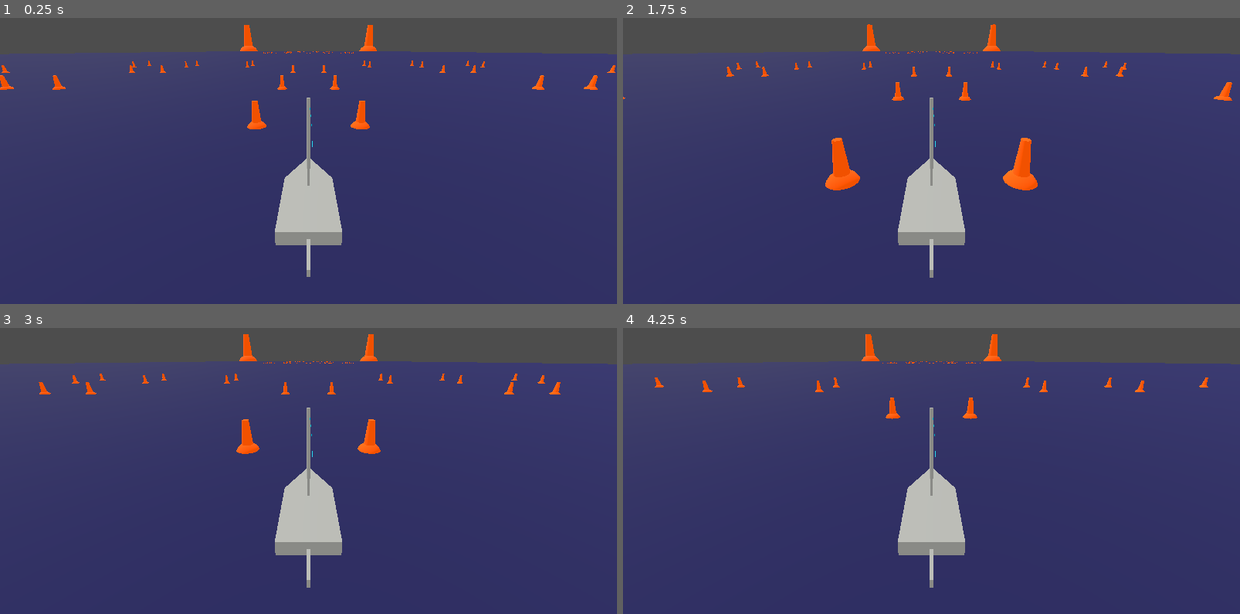
Above: before the commit, frames 1-4 (two rows, left to right).
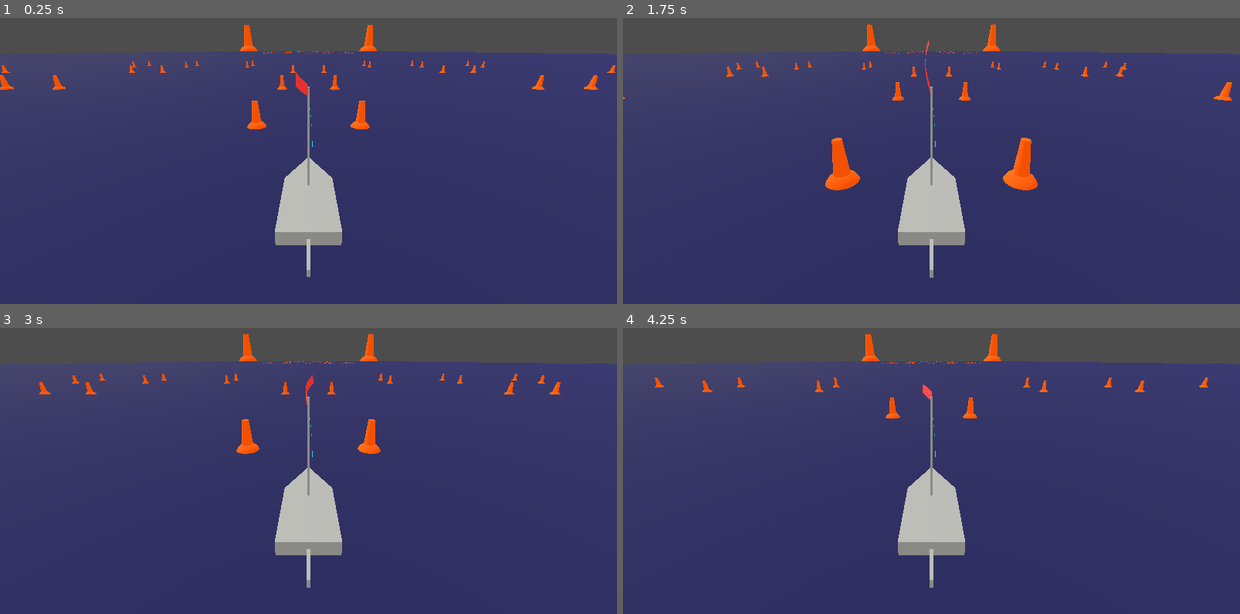
Above: after the commit, the same moments.

Repository: Wake1st/SailingSim
Game: Godot game, scene res://main.tscn
Same seed, same stepped clock (60 frames per second), same inputs: the game is played once before the commit and once after it. The engine's default icon, where the game draws it, is replaced by a stand-in: a white triangle on a blue panel in a dark square.
Inputs:
- Up to frame 1 (0.25 s): no input
- Up to frame 2 (1.75 s): no input
- Up to frame 3 (3 s): no input
- Up to frame 4 (4.25 s): no input

The runs differ from the first frame. In frame 1, 0.2% of the frame differs, in the area x 47-51%, y 18-59%; in frame 2, 0.1%; in frame 3, 0.1%; in frame 4, 0.1%.

Commit message:
flag is animating

Diff:
--- a/boat.gd
+++ b/boat.gd
@@ -17,7 +17,9 @@
 
 @onready var rudderRoot = %RudderRoot
 @onready var sailRoot = %SailRoot
+
 @onready var sailMesh = %SailMesh
+@onready var flag_mesh = %FlagMesh
 
 var currentRudderAngle: float = 0
 var currentSailAngle: float = 0
@@ -32,6 +34,7 @@
 	print("angle: %s\trelative wind: %s" % [-angle, windProjection])
 
 	sailMesh.distort_sail(windProjection)
+	flag_mesh.distort_flag(wind)
 #endregion
 
 #region Included Methods
--- a/boat.tscn
+++ b/boat.tscn
@@ -1,8 +1,9 @@
-[gd_scene load_steps=11 format=3 uid="uid://cjq22l0ukevnd"]
+[gd_scene load_steps=12 format=3 uid="uid://cjq22l0ukevnd"]
 
 [ext_resource type="Script" path="res://boat.gd" id="1_i3k2c"]
 [ext_resource type="PackedScene" uid="uid://2jgpjk614sri" path="res://boat/sail_mesh.tscn" id="2_am1mg"]
 [ext_resource type="PackedScene" uid="uid://bpc6rcc3klp3o" path="res://camera.tscn" id="2_fiwv8"]
+[ext_resource type="PackedScene" uid="uid://b5rkdwcgw6he2" path="res://boat/flag_mesh.tscn" id="2_wkujm"]
 [ext_resource type="PackedScene" uid="uid://caplqjcoksbvr" path="res://dev/wind_curve.tscn" id="3_pm528"]
 
 [sub_resource type="PhysicsMaterial" id="PhysicsMaterial_eoteh"]
@@ -19,8 +20,8 @@
 size = Vector3(2, 3, 1)
 
 [sub_resource type="CylinderMesh" id="CylinderMesh_h6qli"]
-top_radius = 0.06
-bottom_radius = 0.06
+top_radius = 0.05
+bottom_radius = 0.05
 height = 4.0
 
 [sub_resource type="BoxMesh" id="BoxMesh_yq470"]
@@ -51,8 +52,12 @@
 skeleton = NodePath("../BowMesh")
 
 [node name="Mast" type="MeshInstance3D" parent="."]
-transform = Transform3D(1, 0, 0, 0, 1, 0, 0, 0, 1, 0, 2, 0)
+transform = Transform3D(1, 0, 0, 0, 1, 0, 0, 0, 1, 0, 2.3658, 0)
 mesh = SubResource("CylinderMesh_h6qli")
+
+[node name="FlagMesh" parent="Mast" instance=ExtResource("2_wkujm")]
+unique_name_in_owner = true
+transform = Transform3D(1, 0, 0, 0, 1, 0, 0, 0, 1, 0, 1.6, 0)
 
 [node name="SailRoot" type="Node3D" parent="."]
 unique_name_in_owner = true
--- /dev/null
+++ b/boat/flag_mesh.gd
@@ -0,0 +1,29 @@
+class_name FlagMesh
+extends MeshInstance3D
+
+@export_category("Dynamics")
+@export var wind_effectiveness: float = 1.2
+@export var wind_amplitude: float = 0.02
+
+@export_category("Mesh Data")
+@export var mesh_data: MeshData
+
+@onready var material: ShaderMaterial = ShaderMaterial.new()
+var shader:Shader = preload("res://boat/flag_shader.gdshader")
+
+var mesh_generator = MeshGenerator.new()
+
+
+func distort_flag(wind: Vector3) -> void:
+	# flap flag
+	var magnitude: float = wind.length()
+	material.set_shader_parameter("frequency", magnitude * wind_effectiveness)
+	material.set_shader_parameter("amplitude", magnitude * wind_amplitude)
+
+	# rotate flag to wind
+	look_at(wind)
+
+
+func _ready():
+	material.shader = shader
+	mesh = mesh_generator.build_flag_mesh(material, mesh_data)
--- /dev/null
+++ b/boat/flag_mesh.tscn
@@ -0,0 +1,15 @@
+[gd_scene load_steps=4 format=3 uid="uid://b5rkdwcgw6he2"]
+
+[ext_resource type="Script" path="res://boat/flag_mesh.gd" id="1_18e3c"]
+[ext_resource type="Script" path="res://models/mesh_data.gd" id="2_5v6vn"]
+
+[sub_resource type="Resource" id="Resource_cadqy"]
+script = ExtResource("2_5v6vn")
+total_height = 0.4
+total_width = 2.0
+vertical_segments = 1
+horizontal_segments = 20
+
+[node name="FlagMesh" type="MeshInstance3D"]
+script = ExtResource("1_18e3c")
+mesh_data = SubResource("Resource_cadqy")
--- /dev/null
+++ b/boat/flag_shader.gdshader
@@ -0,0 +1,13 @@
+shader_type spatial;
+
+// dynamics
+uniform float amplitude = 0.2;
+uniform float frequency = 1.0;
+
+void vertex() {
+	VERTEX.x = amplitude * sin(-TIME * frequency + VERTEX.z) * VERTEX.z;
+}
+
+void fragment() {
+	ALBEDO = vec3(0.9, 0.2, 0.2);
+}
--- a/boat/sail_mesh.gd
+++ b/boat/sail_mesh.gd
@@ -4,20 +4,13 @@
 @export_category("Dynamics")
 @export var wind_effectiveness: float = 0.01
 
-@export_category("Dimentions")
-@export var total_height: float = 3.0
-@export var total_width: float = 3.0
-@export var vertical_segments: int = 30
-@export var horizontal_segments: int = 30
+@export_category("Mesh Data")
+@export var mesh_data: MeshData
 
 @onready var material: ShaderMaterial = ShaderMaterial.new()
 var shader:Shader = preload("res://boat/sail_mesh.gdshader")
 
-var height_per_segment: float = total_height / vertical_segments
-var width_per_segment: float = total_width / horizontal_segments
-
-var normals = PackedVector3Array()
-var vertices = PackedVector3Array()
+var mesh_generator = MeshGenerator.new()
 
 
 func distort_sail(magnitude: float) -> void:
@@ -26,105 +19,9 @@
 
 
 func _ready():
-	build_mesh()
+	material.shader = shader
+	mesh = mesh_generator.build_sail_mesh(material, mesh_data)
 
 	# set the base uniform values
-	material.set_shader_parameter("height", total_height)
-	material.set_shader_parameter("offset", pow(total_height/2,2))
-
-
-#region Mesh Generation
-func build_mesh() -> void:
-	material.shader = shader
-
-	# loop through each row
-	for j in vertical_segments:
-			# render a triangle if final row, otherwise a whole row
-		if j == vertical_segments - 1:
-				build_triangle(j, 0)
-		else:
-			# loop through each column
-			for i in horizontal_segments - j:
-				# render a triangle and end of row, otherwise a square
-				if i == horizontal_segments - j - 1:
-					build_triangle(j, i)
-				else:
-					build_square(j, i)
-
-	var st = SurfaceTool.new()
-	st.begin(Mesh.PRIMITIVE_TRIANGLES)
-	st.set_material(material)
-
-	for v in vertices.size():
-		st.set_normal(normals[v])
-		st.add_vertex(vertices[v])
-
-	mesh = st.commit()
-
-
-func build_triangle(row: float, col: float) -> void:
-	var base_row: float = row * height_per_segment
-	var base_col: float = col * width_per_segment
-	var width: float = (col + 1) * width_per_segment
-	var height: float = (row + 1) * height_per_segment
-
-	# +X
-	vertices.push_back(Vector3(0,base_row,base_col))	# BR
-	vertices.push_back(Vector3(0,base_row,width))			# BL
-	vertices.push_back(Vector3(0,height,base_col))		# TR
-
-	normals.push_back(Vector3.RIGHT)
-	normals.push_back(Vector3.RIGHT)
-	normals.push_back(Vector3.RIGHT)
-
-	# -X
-	vertices.push_back(Vector3(0,base_row,base_col))	# BR
-	vertices.push_back(Vector3(0,height,base_col))		# TR
-	vertices.push_back(Vector3(0,base_row,width))			# BL
-
-	normals.push_back(Vector3.LEFT)
-	normals.push_back(Vector3.LEFT)
-	normals.push_back(Vector3.LEFT)
-
-
-func build_square(row: float, col: float) -> void:
-	var base_row: float = row * height_per_segment
-	var base_col: float = col * width_per_segment
-	var width: float = (col + 1) * width_per_segment
-	var height: float = (row + 1) * height_per_segment
-
-	# +X
-	vertices.push_back(Vector3(0,base_row,base_col))	# BR
-	vertices.push_back(Vector3(0,base_row,width))			# BL
-	vertices.push_back(Vector3(0,height,base_col))		# TR
-
-	vertices.push_back(Vector3(0,base_row,width))			# BL
-	vertices.push_back(Vector3(0,height,width))				# TL
-	vertices.push_back(Vector3(0,height,base_col))		# TR
-
-	normals.push_back(Vector3.RIGHT)
-	normals.push_back(Vector3.RIGHT)
-	normals.push_back(Vector3.RIGHT)
-
-	normals.push_back(Vector3.RIGHT)
-	normals.push_back(Vector3.RIGHT)
-	normals.push_back(Vector3.RIGHT)
-
-
-	# -X
-	vertices.push_back(Vector3(0,base_row,base_col))	# BR
-	vertices.push_back(Vector3(0,height,base_col))		# TR
-	vertices.push_back(Vector3(0,base_row,width))			# BL
-
-	vertices.push_back(Vector3(0,base_row,width))			# BL
-	vertices.push_back(Vector3(0,height,base_col))		# TR
-	vertices.push_back(Vector3(0,height,width))				# TL
-
-	normals.push_back(Vector3.LEFT)
-	normals.push_back(Vector3.LEFT)
-	normals.push_back(Vector3.LEFT)
-
-	normals.push_back(Vector3.LEFT)
-	normals.push_back(Vector3.LEFT)
-	normals.push_back(Vector3.LEFT)
-#endregion
+	material.set_shader_parameter("height", mesh_data.total_height)
+	material.set_shader_parameter("offset", pow(mesh_data.total_height/2,2))
--- a/boat/sail_mesh.tscn
+++ b/boat/sail_mesh.tscn
@@ -1,6 +1,15 @@
-[gd_scene load_steps=2 format=3 uid="uid://2jgpjk614sri"]
+[gd_scene load_steps=4 format=3 uid="uid://2jgpjk614sri"]
 
 [ext_resource type="Script" path="res://boat/sail_mesh.gd" id="1_ipgde"]
+[ext_resource type="Script" path="res://models/mesh_data.gd" id="2_vup6e"]
+
+[sub_resource type="Resource" id="Resource_p2wqk"]
+script = ExtResource("2_vup6e")
+total_height = 3.0
+total_width = 3.0
+vertical_segments = 30
+horizontal_segments = 30
 
 [node name="SailMesh" type="MeshInstance3D"]
 script = ExtResource("1_ipgde")
+mesh_data = SubResource("Resource_p2wqk")
--- /dev/null
+++ b/models/mesh_data.gd
@@ -0,0 +1,15 @@
+class_name MeshData
+extends Resource
+
+@export_range(0,10) var total_height: float = 1.0
+@export_range(0,10) var total_width: float = 1.0
+@export_range(0,100) var vertical_segments: int = 5
+@export_range(0,100) var horizontal_segments: int = 5
+
+
+func segment_height() -> float:
+	return total_height / vertical_segments
+
+
+func segment_width() -> float:
+	return total_width / horizontal_segments
--- /dev/null
+++ b/services/mesh_generator.gd
@@ -0,0 +1,130 @@
+class_name MeshGenerator
+
+var normals = PackedVector3Array()
+var vertices = PackedVector3Array()
+
+var segment_height: float
+var segment_width: float
+
+
+#region External Methods
+func build_sail_mesh(material: ShaderMaterial, mesh_data: MeshData) -> ArrayMesh:
+	# set common variables
+	segment_height = mesh_data.segment_height()
+	segment_width = mesh_data.segment_width()
+
+	# loop through each row
+	for j in mesh_data.vertical_segments:
+		# render a triangle if final row, otherwise a whole row
+		if j == mesh_data.vertical_segments - 1:
+			build_triangle(j, 0)
+		else:
+			build_clipped_strip(mesh_data, j)
+
+	var st = SurfaceTool.new()
+	st.begin(Mesh.PRIMITIVE_TRIANGLES)
+	st.set_material(material)
+
+	for v in vertices.size():
+		st.set_normal(normals[v])
+		st.add_vertex(vertices[v])
+
+	return st.commit()
+
+
+func build_flag_mesh(material: ShaderMaterial, mesh_data: MeshData) -> ArrayMesh:
+	# set common variables
+	segment_height = mesh_data.segment_height()
+	segment_width = mesh_data.segment_width()
+
+	# loop through each column
+	build_clipped_strip(mesh_data)
+
+	var st = SurfaceTool.new()
+	st.begin(Mesh.PRIMITIVE_TRIANGLES)
+	st.set_material(material)
+
+	for v in vertices.size():
+		st.set_normal(normals[v])
+		st.add_vertex(vertices[v])
+
+	return st.commit()
+#endregion
+
+#region Face Builders
+func build_clipped_strip(mesh_data: MeshData, col: int = 0) -> void:
+	# loop through each column
+	for i in mesh_data.horizontal_segments - col:
+		# render a triangle and end of row, otherwise a square
+		if i == mesh_data.horizontal_segments - col - 1:
+			build_triangle(col, i)
+		else:
+			build_square(col, i)
+
+
+func build_triangle(row: float, col: float) -> void:
+	var base_row: float = row * segment_height
+	var base_col: float = col * segment_width
+	var width: float = (col + 1) * segment_width
+	var height: float = (row + 1) * segment_height
+
+	# +X
+	vertices.push_back(Vector3(0,base_row,base_col))	# BR
+	vertices.push_back(Vector3(0,base_row,width))			# BL
+	vertices.push_back(Vector3(0,height,base_col))		# TR
+
+	normals.push_back(Vector3.RIGHT)
+	normals.push_back(Vector3.RIGHT)
+	normals.push_back(Vector3.RIGHT)
+
+	# -X
+	vertices.push_back(Vector3(0,base_row,base_col))	# BR
+	vertices.push_back(Vector3(0,height,base_col))		# TR
+	vertices.push_back(Vector3(0,base_row,width))			# BL
+
+	normals.push_back(Vector3.LEFT)
+	normals.push_back(Vector3.LEFT)
+	normals.push_back(Vector3.LEFT)
+
+
+func build_square(row: float, col: float) -> void:
+	var base_row: float = row * segment_height
+	var base_col: float = col * segment_width
+	var width: float = (col + 1) * segment_width
+	var height: float = (row + 1) * segment_height
+
+	# +X
+	vertices.push_back(Vector3(0,base_row,base_col))	# BR
+	vertices.push_back(Vector3(0,base_row,width))			# BL
+	vertices.push_back(Vector3(0,height,base_col))		# TR
+
+	vertices.push_back(Vector3(0,base_row,width))			# BL
+	vertices.push_back(Vector3(0,height,width))				# TL
+	vertices.push_back(Vector3(0,height,base_col))		# TR
+
+	normals.push_back(Vector3.RIGHT)
+	normals.push_back(Vector3.RIGHT)
+	normals.push_back(Vector3.RIGHT)
+
+	normals.push_back(Vector3.RIGHT)
+	normals.push_back(Vector3.RIGHT)
+	normals.push_back(Vector3.RIGHT)
+
+
+	# -X
+	vertices.push_back(Vector3(0,base_row,base_col))	# BR
+	vertices.push_back(Vector3(0,height,base_col))		# TR
+	vertices.push_back(Vector3(0,base_row,width))			# BL
+
+	vertices.push_back(Vector3(0,base_row,width))			# BL
+	vertices.push_back(Vector3(0,height,base_col))		# TR
+	vertices.push_back(Vector3(0,height,width))				# TL
+
+	normals.push_back(Vector3.LEFT)
+	normals.push_back(Vector3.LEFT)
+	normals.push_back(Vector3.LEFT)
+
+	normals.push_back(Vector3.LEFT)
+	normals.push_back(Vector3.LEFT)
+	normals.push_back(Vector3.LEFT)
+#endregion
Not shown, changed: README.md
